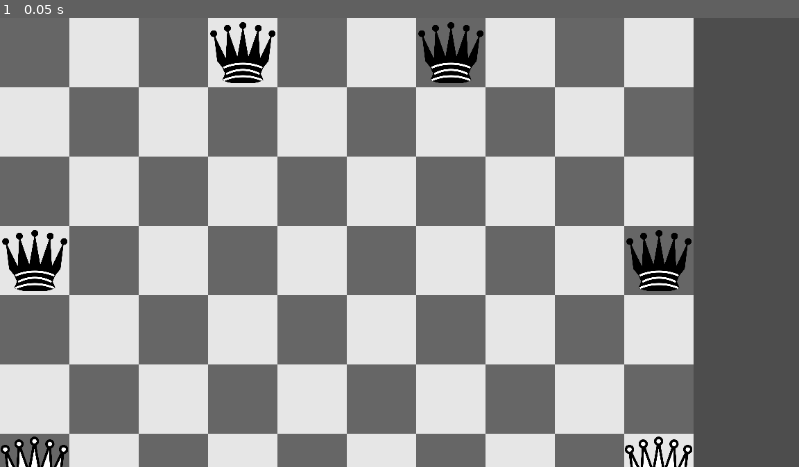
Above: before the commit, frame 1.
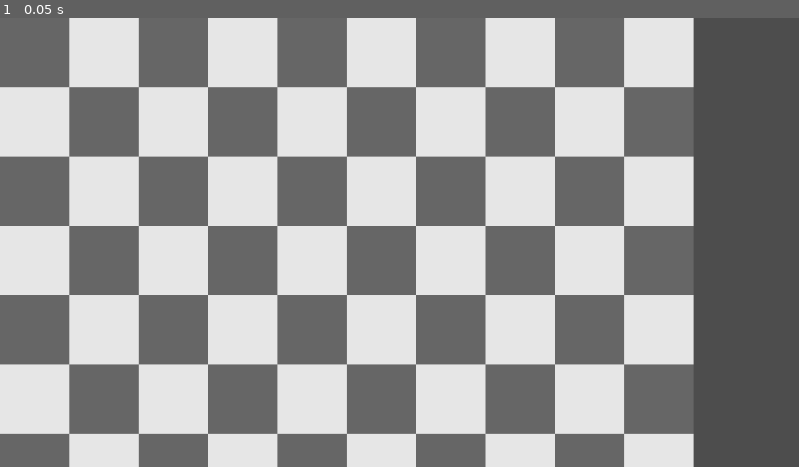
Above: after the commit, the same moment.

Repository: dchiquito/game-of-the-amazons
Game: Godot game, scene res://Scene.tscn
The game is run twice, just before and just after one commit, with the same random seed, the same clock (stepped at 60 frames per second) and the same inputs.
Inputs:
- Up to frame 1 (0.05 s): no input

The runs differ from the first frame. In frame 1, 2.8% of the frame differs, in the area x 0-87%, y 0-100%.
Error after the commit: Invalid call. Nonexistent function 'start_black' in base 'Node'. (res://Scene.gd:30)

Commit message:
duel the random AI

Diff:
--- a/godot/Scene.gd
+++ b/godot/Scene.gd
@@ -4,6 +4,8 @@
 enum SquareState {WHITE, BLACK, ARROW, EMPTY}
 
 @onready var board_squares = $BoardSquares
+@onready var black_cli = $BlackCli
+@onready var white_cli = $WhiteCli
 var square_scene = preload("res://Square.tscn")
 var squares = {}
 
@@ -25,9 +27,10 @@
 			squares[x][y] = square
 			square.click.connect(_on_click)
 			square.cancel.connect(_on_cancel)
-
-	print("ya")
-	print(OS.get_cmdline_args())
+	if black_cli.start_black():
+		black_player_type = PlayerType.CLI
+	if white_cli.start_white():
+		white_player_type = PlayerType.CLI
 	_new_game()
 
 func _new_game():
@@ -47,18 +50,17 @@
 	if (whites_turn and white_player_type == PlayerType.UI) or ((not whites_turn) and black_player_type == PlayerType.UI):
 		handle_input(x, y, state)
 
-var piece = null
-var move = null
+var piece: Array[int] = []
+var move: Array[int] = []
 func handle_input(x: int, y: int, state: SquareState):
-	print("input ",x,y,state,piece,move)
-	if piece == null:
+	if piece == []:
 		# Selecting a piece
 		if (whites_turn and state == SquareState.WHITE) or ((not whites_turn) and state == SquareState.BLACK):
 			piece = [x, y]
 			return
 		else:
 			reset_move_state()
-	elif move == null:
+	elif move == []:
 		# Selecting a move for a piece
 		if state == SquareState.EMPTY:
 			# TODO check for legal move
@@ -77,12 +79,38 @@
 		if state == SquareState.EMPTY:
 			# TODO check for legal move
 			squares[x][y].mark_arrow()
-			# TODO emit move to CLI player
+			if whites_turn:
+				black_cli.notify_of_move(piece, move, Array([x,y], TYPE_INT, &"", null))
+			else:
+				white_cli.notify_of_move(piece, move, Array([x,y], TYPE_INT, &"", null))
 			whites_turn = not whites_turn
-			piece = null
-			move = null
+			piece = []
+			move = []
+			check_for_cli_move()
 		else:
 			reset_move_state()
+
+func check_for_cli_move():
+	if whites_turn and white_player_type == PlayerType.CLI:
+		var packed_move = white_cli.get_move()
+		var piece = packed_move[0]
+		var move = packed_move[1]
+		var arrow = packed_move[2]
+		squares[piece[0]][piece[1]].mark_empty()
+		squares[move[0]][move[1]].mark_white()
+		squares[arrow[0]][arrow[1]].mark_arrow()
+	elif (not whites_turn) and black_player_type == PlayerType.CLI:
+		var packed_move = black_cli.get_move()
+		var piece = packed_move[0]
+		var move = packed_move[1]
+		var arrow = packed_move[2]
+		squares[piece[0]][piece[1]].mark_empty()
+		squares[move[0]][move[1]].mark_black()
+		squares[arrow[0]][arrow[1]].mark_arrow()
+	else:
+		return
+	whites_turn = not whites_turn
+	check_for_cli_move()
 
 func _on_cancel():
 	reset_move_state()
@@ -95,5 +123,5 @@
 			squares[piece[0]][piece[1]].mark_white()
 		else:
 			squares[piece[0]][piece[1]].mark_black()
-	piece = null
-	move = null
+	piece = []
+	move = []
--- a/godot/Scene.tscn
+++ b/godot/Scene.tscn
@@ -8,3 +8,7 @@
 [node name="Pieces" type="Node2D" parent="."]
 
 [node name="BoardSquares" type="Node2D" parent="."]
+
+[node name="BlackCli" type="CliInterface" parent="."]
+
+[node name="WhiteCli" type="CliInterface" parent="."]
--- a/godot/project.godot
+++ b/godot/project.godot
@@ -15,6 +15,10 @@
 config/features=PackedStringArray("4.2", "GL Compatibility")
 config/icon="res://icon.svg"
 
+[editor]
+
+run/main_run_args="-- --black ../target/debug/amazons_core --black"
+
 [rendering]
 
 renderer/rendering_method="gl_compatibility"
Not shown, changed: Cargo.toml
Not shown, changed: core/Cargo.toml
Not shown, added: core/src/lib.rs
Not shown, changed: core/src/main.rs
Not shown, added: godot/Rust.gdextension
Not shown, added: godot_binding/Cargo.toml
Not shown, added: godot_binding/src/lib.rs
